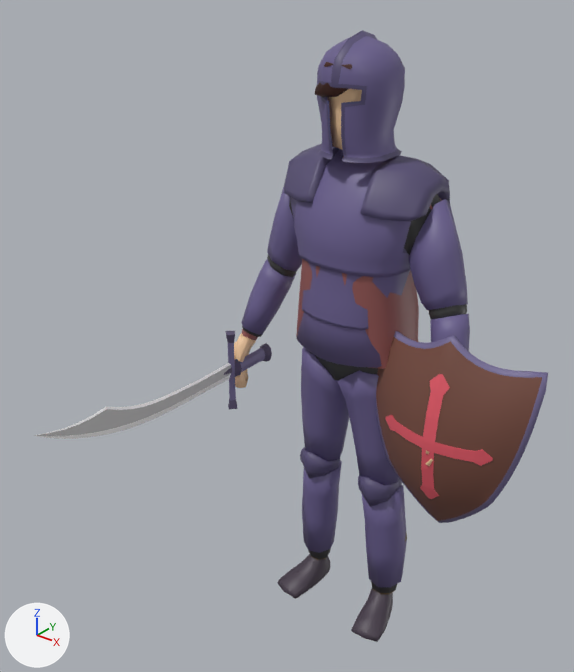
An edit to the FBX model Assets/Characters/Player.fbx, drawn before and after from the same camera.
One viewpoint serves both versions: a 50 mm lens placed at (1.14, -1.73, 1.988), pointed at (-0.002, -0.302, 1.103). Every picture has the same lights, and +X, +Y and +Z are marked at lower left.

Before the edit, the objects in view are built like this:
```python
me_cube_005 = bpy.data.meshes.new('Cube.005')
me_cube_005.from_pydata(...)  # 98 vertices, 88 faces; spans x -0.207..0.207, y -0.119..0.083, z 0.001..0.093
me_cube_005.materials.append(mat_shoe)  # dark grey #483d4b
me_cube_008 = bpy.data.meshes.new('Cube.008')
me_cube_008.from_pydata(...)  # 202 vertices, 188 faces; spans x -0.021..0.021, y -0.783..0.091, z -0.129..0.129
# faces by material slot: [16, 72, 32, 68]
me_cube_008.materials.append(mat_metal)  # blue #756c96
me_cube_008.materials.append(mat_metal_dark)  # dark purple #584e6d
me_cube_008.materials.append(mat_blade)  # light grey #c7c7c7
me_cube_008.materials.append(mat_blade_highlight)  # white #ffffff
me_cusurfpatch = bpy.data.meshes.new('CUSurfPatch')
me_cusurfpatch.from_pydata(...)  # 726 vertices, 722 faces; spans x -0.243..0.243, y -0.07..0.066, z -0.324..0.288
# faces by material slot: [162, 352, 208]
me_cusurfpatch.materials.append(mat_metal)  # blue #756c96
me_cusurfpatch.materials.append(mat_wood)  # brown #774c40
me_cusurfpatch.materials.append(mat_emblem)  # red #e75c6a
ob_shield = bpy.data.objects.new('Shield', me_cusurfpatch)
ob_shield.location = (0.337, -0.068, 0.827)
ob_shoes = bpy.data.objects.new('Shoes', me_cube_005)
ob_shoes.location = (0.0, 0.0, 0.0)
ob_sword = bpy.data.objects.new('Sword', me_cube_008)
ob_sword.location = (-0.337, -0.068, 0.827)
# also in view: 'Platelegs' at (0.0, 0.006, 0.549); 'Body' at (0.0, -0.009, 0.893); 'Helmet' at (0.0, -0.009, 1.665); 'Platebody' at (0.0, 0.012, 1.21); 'Shirt' at (0.0, 0.003, 1.2)
```
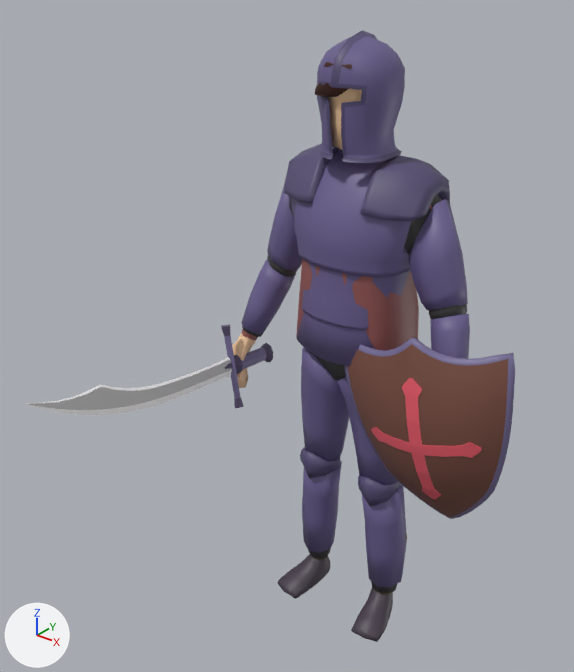
Where the change shows, as pixel boxes (x1, y1, x2, y2) in the pictures (574 x 672 px):
```json
{"object": "Shield", "change": "moved, turned", "before": [376, 331, 548, 523], "after": [344, 337, 515, 519]}
{"object": "Sword", "change": "moved, turned", "before": [34, 331, 272, 439], "after": [27, 324, 273, 415]}
```

Edits to the scene script, one JSON object a line:
```json
{"op": "set", "path": "ob_shield.location", "old": "(0.337, -0.068, 0.827)", "new": "(0.315, -0.099, 0.833)"}
{"op": "set", "path": "ob_shield.rotation_euler", "old": "(0.0, 0.0, 0.0)", "new": "(0.131, -0.186, 0.0652)", "note": "degrees (0, 0, 0) -> degrees (7.5, -11, 3.7)"}
{"op": "set", "path": "ob_sword.location", "old": "(-0.337, -0.068, 0.827)", "new": "(-0.337, -0.063, 0.832)"}
{"op": "set", "path": "ob_sword.rotation_euler", "old": "(0.0, 0.0, 0.0)", "new": "(-0.0848, -0.253, 0.00437)", "note": "degrees (0, 0, 0) -> degrees (-4.9, -14, 0.3)"}
```
